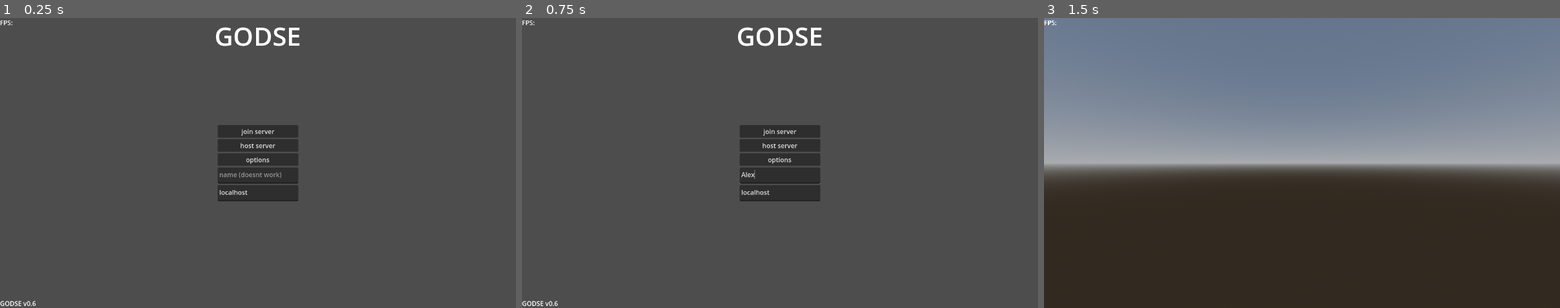
Above: before the commit, frames 1-3 (left to right).
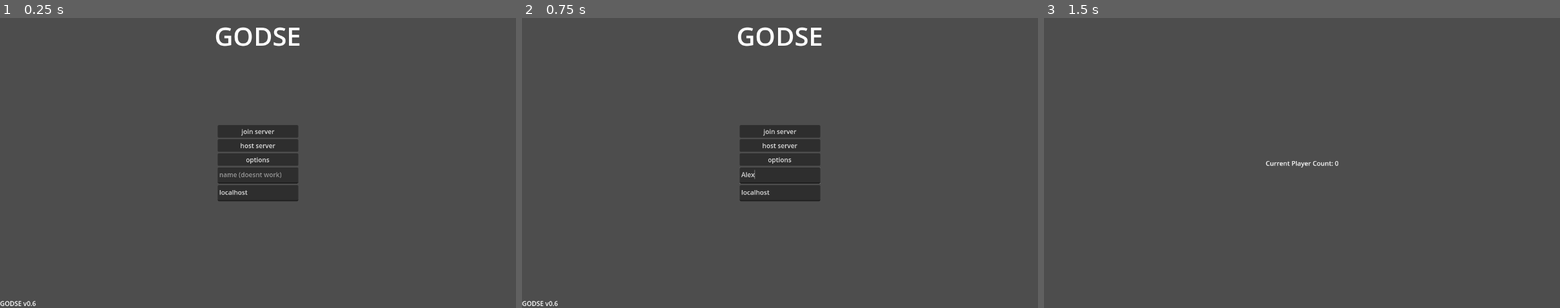
Above: after the commit, the same moments.

Repository: remidu64/GODSE
Game: Godot game, scene res://scenes/State-MainMenuState.tscn
Two runs of this game, one before a commit and one after it. Both use one fixed random seed, a clock stepped at 60 frames per second and the inputs below.
Inputs (mouse positions are in pixels of both pictures, inside the frame that each line leads up to):
- Up to frame 1 (0.25 s): no input
- Up to frame 2 (0.75 s): click (780, 174) at 0.52 s; type "Alex" at 0.6 s
- Up to frame 3 (1.5 s): click "join server" at 1.25 s

The runs differ from the first frame. In frame 1, less than 0.1% of the frame differs, in the area x 0-3%, y 0-3%; in frame 2, less than 0.1%; in frame 3, 97%, in the area x 0-100%, y 0-100%.

Commit message:
tryna make dem bullets point towards where they are goign

Diff:
--- a/autoload/Autoload-Global.gd
+++ b/autoload/Autoload-Global.gd
@@ -14,6 +14,8 @@
 
 # custom functions
 func get_player_stats():
-	if Player == null:
-		return
-	DebugLabel.text = "FPS: %s\nPlayer Velocity: %s\nPlayer HP: %s\nPlayer rotation y: %s\nPlayer rotation x: %s" % [Engine.get_frames_per_second(), Player.velocity, Player.health, Player.raycast.global_rotation.y, Player.raycast.global_rotation.x]
+	if not Player == null:
+		DebugLabel.text = "FPS: %s\nPlayer Velocity: %s\nPlayer HP: %s\nPlayer rotation y: %s\nPlayer rotation x: %s" % [Engine.get_frames_per_second(), Player.velocity, Player.health, Player.raycast.global_rotation.y, Player.raycast.global_rotation.x]
+		DebugLabel.visible = true
+	else:
+		DebugLabel.visible = false
--- a/project.godot
+++ b/project.godot
@@ -29,6 +29,10 @@
 window/size/viewport_width=1280
 window/size/viewport_height=720
 window/vsync/vsync_mode=0
+
+[global_group]
+
+players=""
 
 [input]
 
--- a/scenes/State-PlayState.tscn
+++ b/scenes/State-PlayState.tscn
@@ -34,3 +34,7 @@
 [node name="BulletSpawner" type="MultiplayerSpawner" parent="."]
 _spawnable_scenes = PackedStringArray("uid://ci8npsk8vdgve")
 spawn_path = NodePath("..")
+
+[node name="MultiplayerSpawner" type="MultiplayerSpawner" parent="."]
+_spawnable_scenes = PackedStringArray("uid://dqmmnmcw72o6t")
+spawn_path = NodePath("..")
--- a/scenes/entities/Entity-Bullet.tscn
+++ b/scenes/entities/Entity-Bullet.tscn
@@ -248,7 +248,7 @@
 properties/3/replication_mode = 1
 
 [node name="Body" type="RigidBody3D"]
-transform = Transform3D(10, 0, 0, 0, 10, 0, 0, 0, 10, 0, 0, 0)
+transform = Transform3D(5, 0, 0, 0, 5, 0, 0, 0, 5, 0, 0, 0)
 continuous_cd = true
 script = ExtResource("1_rhpdy")
 
--- a/scenes/entities/Entity-Server.tscn
+++ b/scenes/entities/Entity-Server.tscn
@@ -1,9 +1,18 @@
-[gd_scene load_steps=2 format=3 uid="uid://dqmmnmcw72o6t"]
+[gd_scene load_steps=4 format=3 uid="uid://dqmmnmcw72o6t"]
 
 [ext_resource type="Script" uid="uid://bxqlbfr0g6hr7" path="res://scripts/entities/Entity_Server.gd" id="1_0r34m"]
+[ext_resource type="PackedScene" uid="uid://sxt3dq17sw8a" path="res://scenes/substates/SubState-DedicatedServerMenu.tscn" id="2_bsngs"]
+
+[sub_resource type="SceneReplicationConfig" id="SceneReplicationConfig_bsngs"]
 
 [node name="Node3D" type="Node3D"]
 script = ExtResource("1_0r34m")
 
-[node name="Camera3D" type="Camera3D" parent="."]
-cull_mask = 0
+[node name="OptionsHud" type="CanvasLayer" parent="."]
+visible = false
+
+[node name="DSMenu" parent="OptionsHud" instance=ExtResource("2_bsngs")]
+
+[node name="MultiplayerSynchronizer" type="MultiplayerSynchronizer" parent="."]
+root_path = NodePath("../OptionsHud")
+replication_config = SubResource("SceneReplicationConfig_bsngs")
--- /dev/null
+++ b/scenes/substates/SubState-DedicatedServerMenu.tscn
@@ -0,0 +1,33 @@
+[gd_scene format=3 uid="uid://sxt3dq17sw8a"]
+
+[node name="DSMenu" type="Control"]
+layout_mode = 3
+anchors_preset = 15
+anchor_right = 1.0
+anchor_bottom = 1.0
+grow_horizontal = 2
+grow_vertical = 2
+
+[node name="ColorRect" type="ColorRect" parent="."]
+layout_mode = 1
+anchors_preset = 15
+anchor_right = 1.0
+anchor_bottom = 1.0
+grow_horizontal = 2
+grow_vertical = 2
+color = Color(0.303233, 0.303233, 0.303233, 1)
+
+[node name="Label" type="Label" parent="."]
+layout_mode = 1
+anchors_preset = 8
+anchor_left = 0.5
+anchor_top = 0.5
+anchor_right = 0.5
+anchor_bottom = 0.5
+offset_left = -28.5
+offset_top = -11.5
+offset_right = 28.5
+offset_bottom = 11.5
+grow_horizontal = 2
+grow_vertical = 2
+text = "Current player count:"
--- a/scripts/State-PlayState.gd
+++ b/scripts/State-PlayState.gd
@@ -19,8 +19,6 @@
 		add_child(server_dummy)
 
 
-func _physics_process(delta: float) -> void:
-	var bullets = get_tree().get_nodes_in_group("bullets")
 
 func remove_player(id):
 	var player = get_node_or_null(str(id))
@@ -30,6 +28,7 @@
 func add_player(id):
 	var newPlayer = Player.instantiate()
 	newPlayer.name = str(id)
+	newPlayer.add_to_group("players")
 	add_child(newPlayer)
 
 func toggle_shadows():
--- a/scripts/entities/Entity-Player.gd
+++ b/scripts/entities/Entity-Player.gd
@@ -36,8 +36,6 @@
 func _ready():
 	if not is_multiplayer_authority():
 		return
-
-	add_to_group("players")
 
 	print(str(name).to_int())
 
@@ -162,7 +160,7 @@
 	velocity.y += coeff_y * RECOIL
 	velocity.z += -(abs(coeff_y)-1) * cos(raycast.global_rotation.y) * RECOIL
 	var bullet = BULLET.instantiate()
-	bullet.position = raycast.global_position - (raycast.get_global_transform_interpolated().basis.z * 10)
+	bullet.position = raycast.global_position - (raycast.get_global_transform_interpolated().basis.z * 2)
 	bullet.linear_velocity = -raycast.get_global_transform_interpolated().basis.z * 50
 	bullet.rotation = raycast.global_rotation
 	get_node("/root/gayme").add_child(bullet, true)
--- a/scripts/entities/Entity_Bullet.gd
+++ b/scripts/entities/Entity_Bullet.gd
@@ -9,7 +9,11 @@
 		queue_free()
 	for i in get_colliding_bodies():
 		if i is CharacterBody3D:
+			queue_free()
 			i.health -= 20
-			queue_free()
 		if i.is_in_group("map"):
-			queue_free()
+			pass
+			# queue_free()
+
+func _integrate_forces(state: PhysicsDirectBodyState3D) -> void:
+	pass
--- a/scripts/entities/Entity_Server.gd
+++ b/scripts/entities/Entity_Server.gd
@@ -1,7 +1,17 @@
 extends Node3D
 
-@onready var camera: Camera3D = $"Camera3D"
+# @onready var camera: Camera3D = $"Camera3D"
+@onready var menu: CanvasLayer = $"OptionsHud"
+@onready var playercount: Label = $"OptionsHud/DSMenu/Label"
 
 func _ready() -> void:
-	camera.make_current()
+	# camera.make_current()
+	if not multiplayer.is_server():
+		return
+	menu.visible = true
 	Engine.max_fps = 30
+
+func _physics_process(delta: float) -> void:
+	if not multiplayer.is_server():
+		return
+	playercount.text = "Current Player Count: %s" % get_tree().get_nodes_in_group("players").size()
